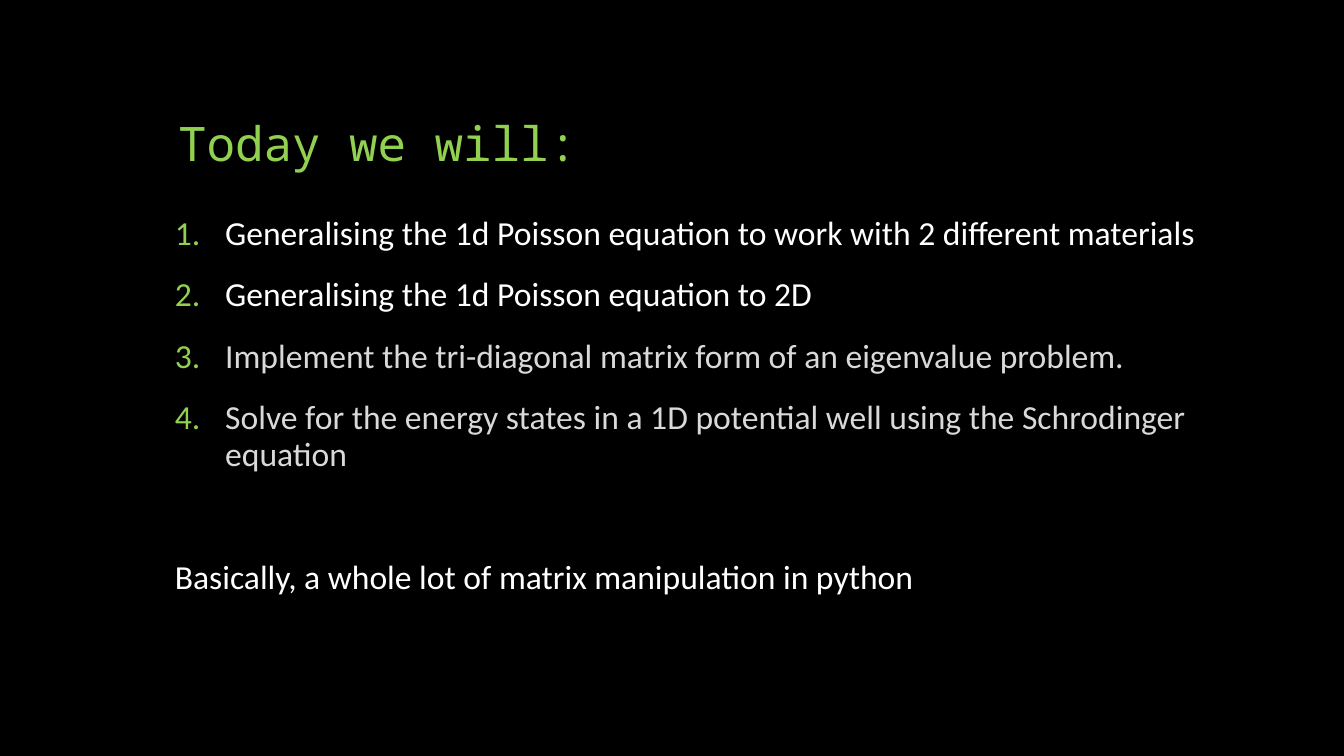
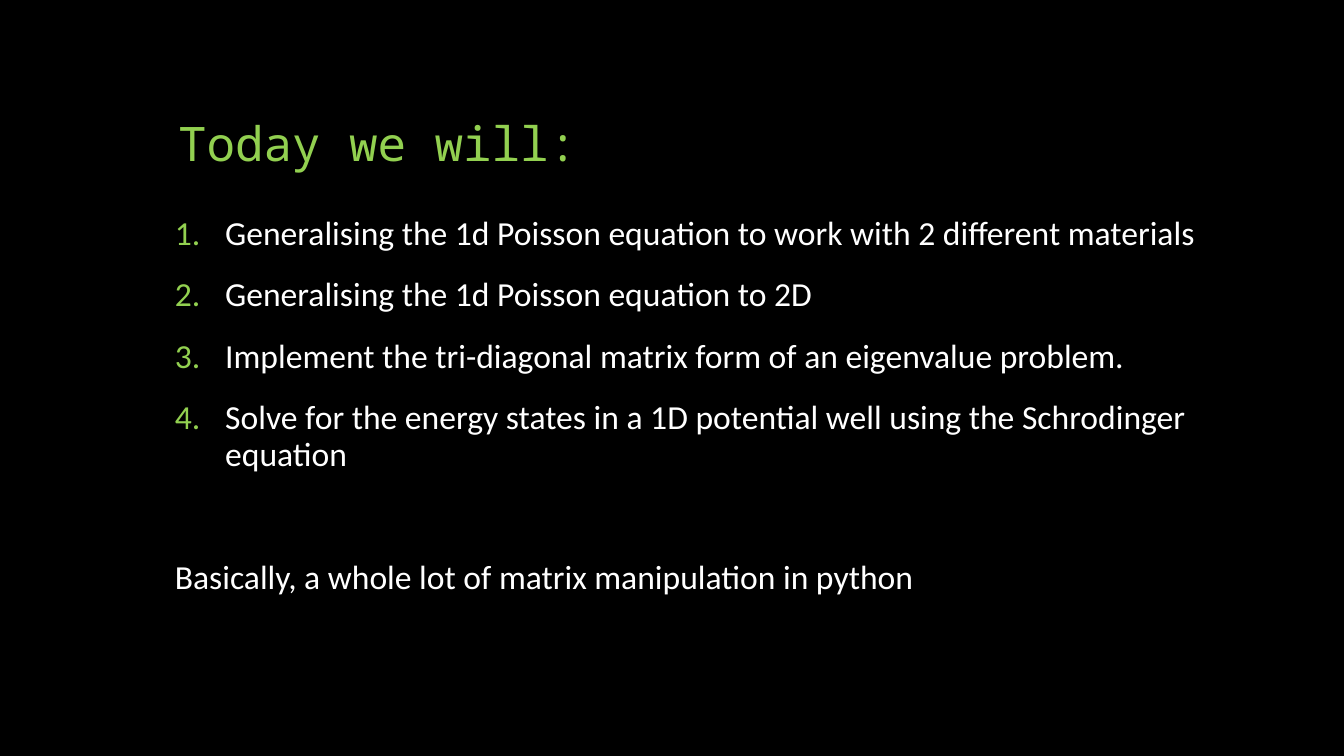
Before and after one commit to phys3112/Tutorials-with-Matt, a slide deck: slide 2 of Tutorial 6 Generalising and Schrodinger.pptx. Drawn at 1344x756 pixels with LibreOffice and Linux fonts; fonts in the diff are those of the drawing. Boxes give left, top, right and bottom in pixels: in the first picture for what was removed or moved away, otherwise in the second. Text is boxed around its words. In the diff, an @@ line names an element or a change of style, - is before the commit and + after.

Commit message:
Pretut update

```diff
--- a/Tutorial 6 Generalising and Schrodinger.pptx
+++ b/Tutorial 6 Generalising and Schrodinger.pptx
@@ text at [225,344,1185,472]: text colour #D9D9D9 to #FFFFFF in "Implement the tri-diagonal matrix form of an ...", "Solve for the energy states in a ..." @@
```
